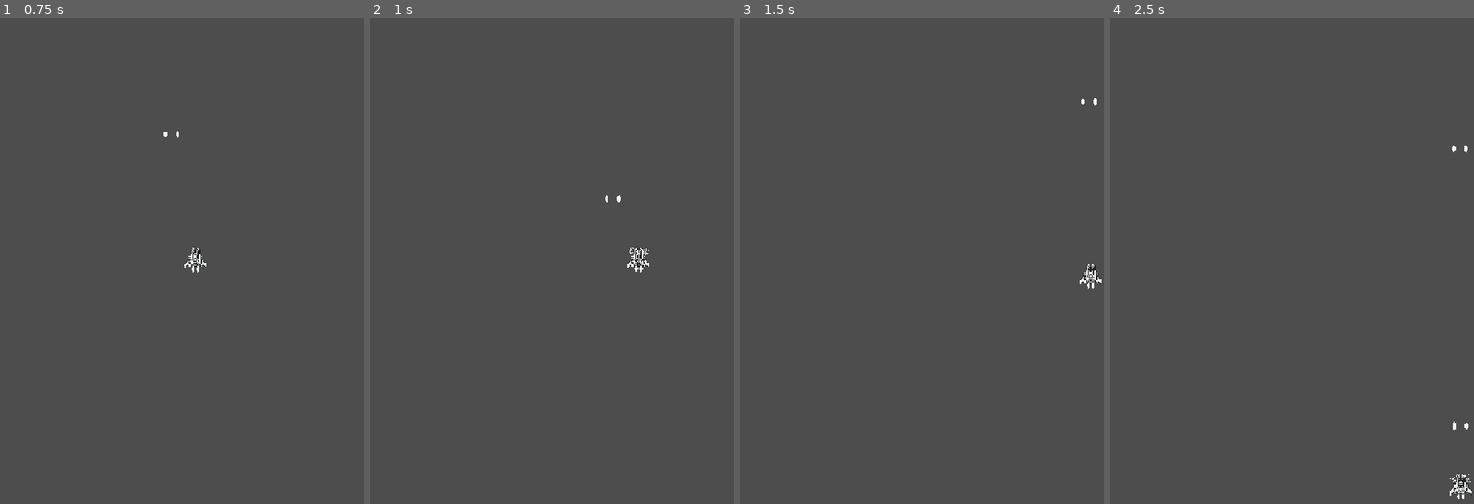
Above: before the commit, frames 1-4 (left to right).
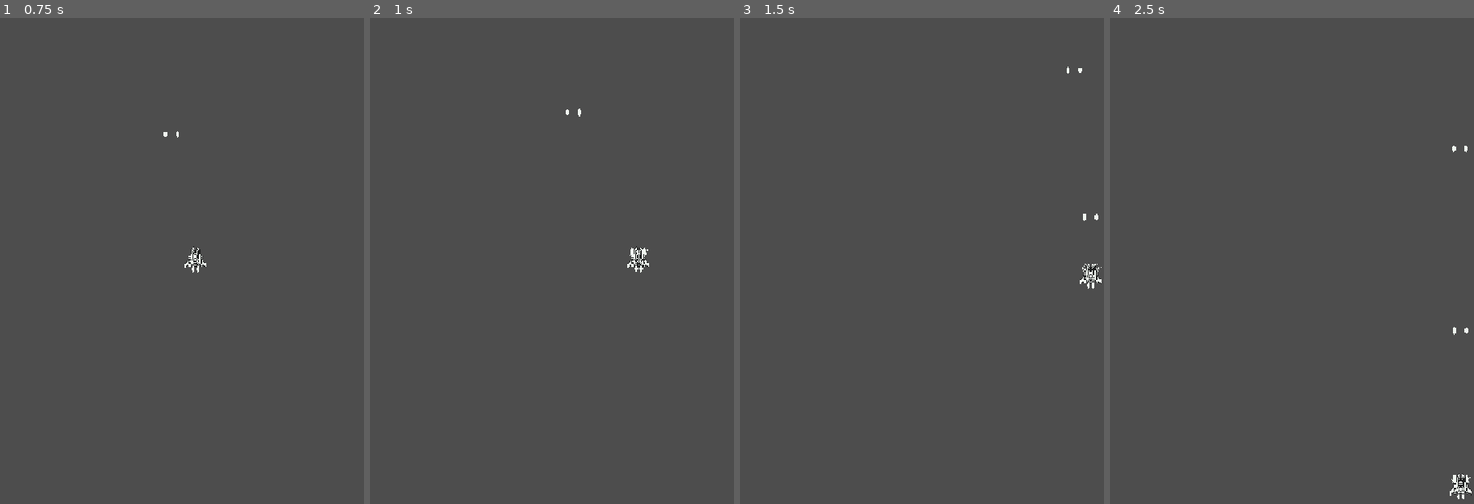
Above: after the commit, the same moments.

Repository: rnakkas/GodotSandbox
Game: Godot game, scene res://ShmupSandbox/Main/Scenes/main.tscn
Two runs of this game, one before a commit and one after it. Both use one fixed random seed, a clock stepped at 60 frames per second and the inputs below.
Inputs (mouse positions are in pixels of both pictures, inside the frame that each line leads up to):
- Up to frame 1 (0.75 s): tap Enter at 0.5 s; move the mouse to (262, 309) at 0.52 s; press the mouse at (262, 309) at 0.53 s; hold D (move_right) from 0.53 s (still down)
- Up to frame 2 (1 s): keep holding D (move_right)
- Up to frame 3 (1.5 s): move the mouse to (849, 372) at 1.27 s; release D (move_right) at 1.28 s; release the mouse at (849, 372) at 1.28 s; hold S (move_down) from 1.28 s (still down); click (849, 372) at 1.35 s
- Up to frame 4 (2.5 s): move the mouse to (1328, 197) at 2.02 s; release S (move_down) at 2.03 s; press the mouse at (1328, 197) at 2.03 s; hold D (move_right) from 2.03 s (still down)

Frame 1 is identical in both runs. In frame 2, less than 0.1% of the frame differs, in the area x 53-77%, y 18-49%; in frame 3, less than 0.1%; in frame 4, less than 0.1%, in the area x 93-100%, y 63-96%.

Commit message:
updated shooting

Diff:
--- a/ShmupSandbox/Main/Scenes/game.tscn
+++ b/ShmupSandbox/Main/Scenes/game.tscn
@@ -18,4 +18,4 @@
 
 [node name="PlayerProjectiles" type="Node2D" parent="."]
 
-[connection signal="player_shooting" from="PlayerShip" to="." method="_on_player_ship_player_shooting"]
+[connection signal="shooting" from="PlayerShip" to="." method="_on_player_ship_shooting"]
--- a/ShmupSandbox/Main/Scripts/game.gd
+++ b/ShmupSandbox/Main/Scripts/game.gd
@@ -13,7 +13,7 @@
 	pass
 
 
-func _on_player_ship_player_shooting(bullet_scene: PackedScene, locations: Array[Vector2]) -> void:
+func _on_player_ship_shooting(bullet_scene: PackedScene, locations: Array[Vector2]) -> void:
 	for i:int in range(locations.size()):
 		var bullet := bullet_scene.instantiate()
 		bullet.position = locations[i]
--- a/ShmupSandbox/Player/Scenes/player_ship.tscn
+++ b/ShmupSandbox/Player/Scenes/player_ship.tscn
@@ -226,7 +226,7 @@
 _max_speed = 450.0
 _acceleration = 1600.0
 _damping = 1000.0
-shooting_rate = 3.0
+shooting_rate = 5.0
 
 [node name="Body" type="AnimatedSprite2D" parent="."]
 unique_name_in_owner = true
--- a/ShmupSandbox/Player/Scripts/player_ship.gd
+++ b/ShmupSandbox/Player/Scripts/player_ship.gd
@@ -23,7 +23,7 @@
 @onready var shot_cooldown_timer : Timer = %shot_cooldown_timer
 
 ## Custom signals
-signal player_shooting(bullet_scene:PackedScene, locations:Array[Vector2])
+signal shooting(bullet_scene:PackedScene, locations:Array[Vector2])
 
 ## Packed scenes
 var bullet_scene : PackedScene = preload("res://ShmupSandbox/Player/Scenes/player_bullet.tscn")
@@ -70,7 +70,7 @@
 			on_shooting_cooldown = true
 
 			var locations : Array[Vector2] = [muzzle_l.global_position, muzzle_r.global_position]
-			player_shooting.emit(bullet_scene, locations)
+			shooting.emit(bullet_scene, locations)
 
 			muzzle_flash_l.play("shoot")
 			muzzle_flash_r.play("shoot")
